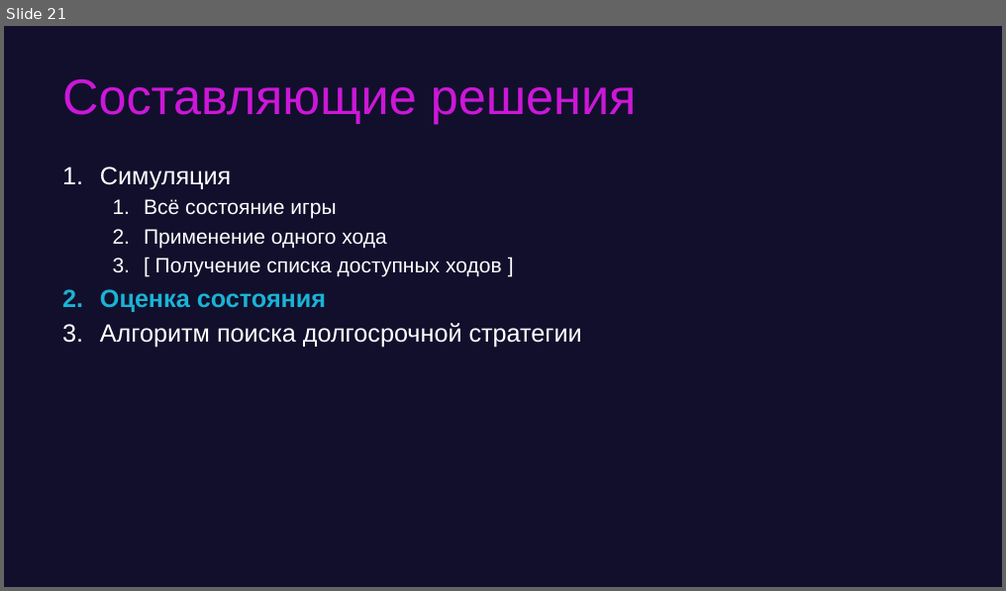
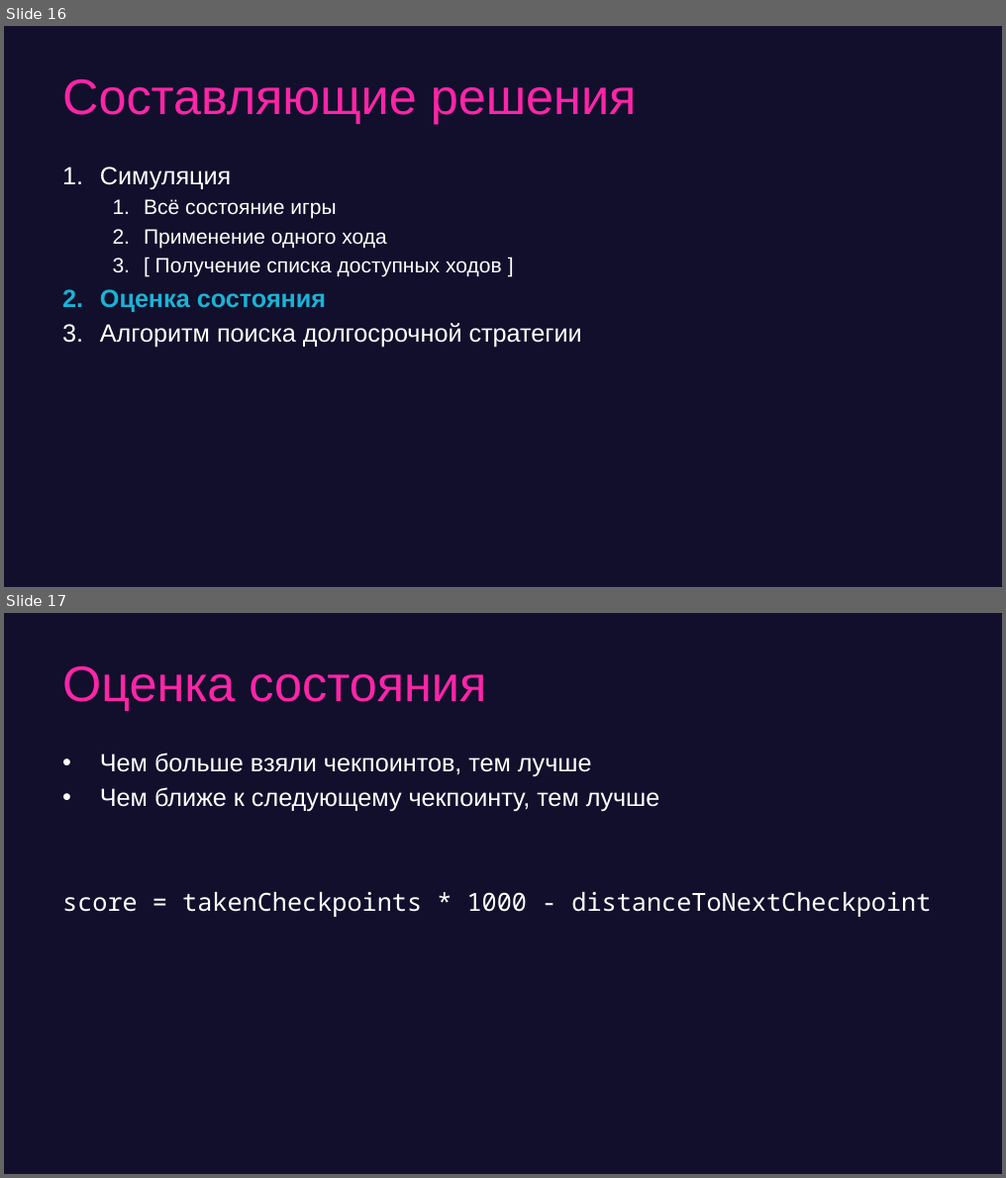
Before and after one commit to game-ai-course/game-ai-school, a slide deck: day1-montecarlo.pptx. Shown one above the other, each under a label of ours: slide 21 before the commit, slides 16 and 17 after it. The pictures are 1006x591 and 1006x1178 pixels, drawn with LibreOffice and Linux fonts; fonts in the diff are those of the drawing. Boxes give left, top, right and bottom in pixels: in the first picture for what was removed or moved away, otherwise in the second. Text is boxed around its words. In the diff, an @@ line names an element or a change of style, - is before the commit and + after.

```diff
--- a/day1-montecarlo.pptx
+++ b/day1-montecarlo.pptx
@@ slide 17 added at (4, 613, 1002, 1174), background #110F2C @@
@@ title added at (62, 666, 486, 711), 48 pt, text #FE25A7 @@
+Оценка состояния
@@ text added at (62, 753, 931, 917), 24 pt, text #FFFFFF @@
+• Чем больше взяли чекпоинтов, тем лучше
+• Чем ближе к следующему чекпоинту, тем лучше
+score = takenCheckpoints * 1000 - distanceToNextCheckpoint
@@ what was slide 21 is now slide 16 @@
@@ slide 16 changed as well @@
@@ title "Составляющие решения" at (62, 79, 637, 124): text colour #CC17D8 to #FE25A7 @@
```
Also in this commit, not shown: 15 other slides changed, 8 other slides added, 12 slides removed, 5 other files.
